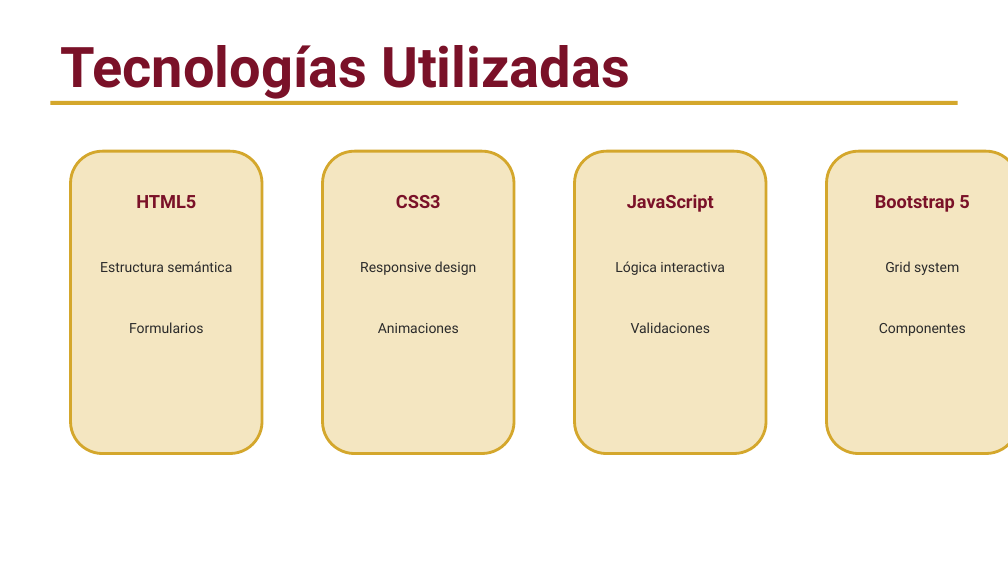
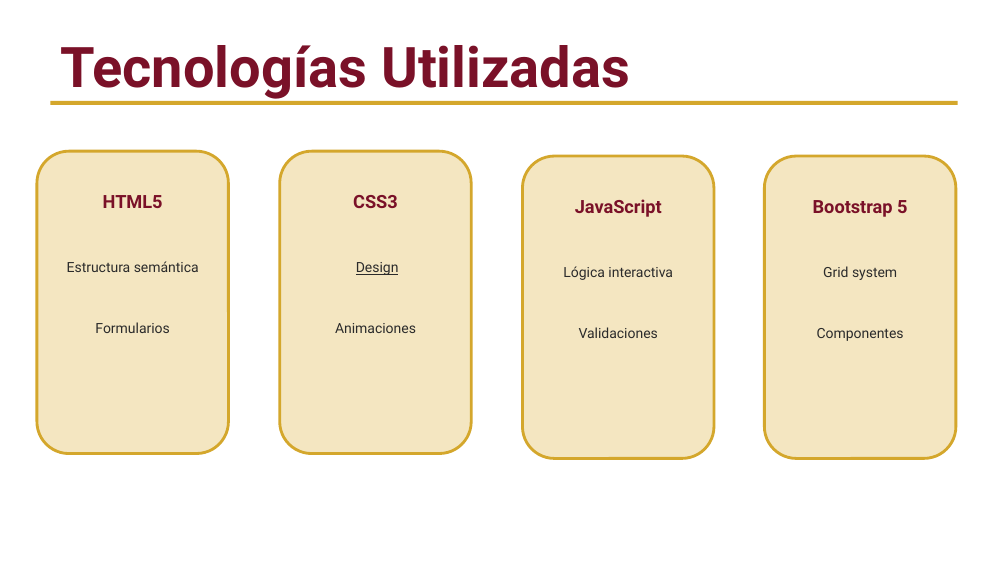
Before and after one commit to Camilo-Quintana/sistema-agenda-salas-universitario, a slide deck: slide 5 of ReservaUNAB_Presentacion.pptx. Drawn at 1008x567 pixels with LibreOffice and Linux fonts; fonts in the diff are those of the drawing. Boxes give left, top, right and bottom in pixels: in the first picture for what was removed or moved away, otherwise in the second. Text is boxed around its words. In the diff, an @@ line names an element or a change of style, - is before the commit and + after.

```diff
--- a/ReservaUNAB_Presentacion.pptx
+++ b/ReservaUNAB_Presentacion.pptx
@@ 3 texts, 1 rounded rectangle: place and size @@
-3 texts, 1 rounded rectangle at bbox=[71, 151, 262, 454]
+3 texts, 1 rounded rectangle at bbox=[37, 151, 229, 454]
@@ 2 texts, 1 rounded rectangle: place and size @@
-2 texts, 1 rounded rectangle at bbox=[323, 151, 514, 454]
+2 texts, 1 rounded rectangle at bbox=[279, 151, 471, 454]
@@ 3 texts, 1 rounded rectangle: place and size @@
-3 texts, 1 rounded rectangle at bbox=[575, 151, 766, 454]
+3 texts, 1 rounded rectangle at bbox=[522, 156, 714, 459]
@@ 3 texts, 1 rounded rectangle: place and size @@
-3 texts, 1 rounded rectangle at bbox=[827, 151, 1008, 454]
+3 texts, 1 rounded rectangle at bbox=[764, 156, 956, 459]
@@ text at bbox=[356, 262, 399, 275]: text changed @@
-Responsive design
+Design
```
Also in this commit, not shown: 1 other slide changed, 2 slides removed.
